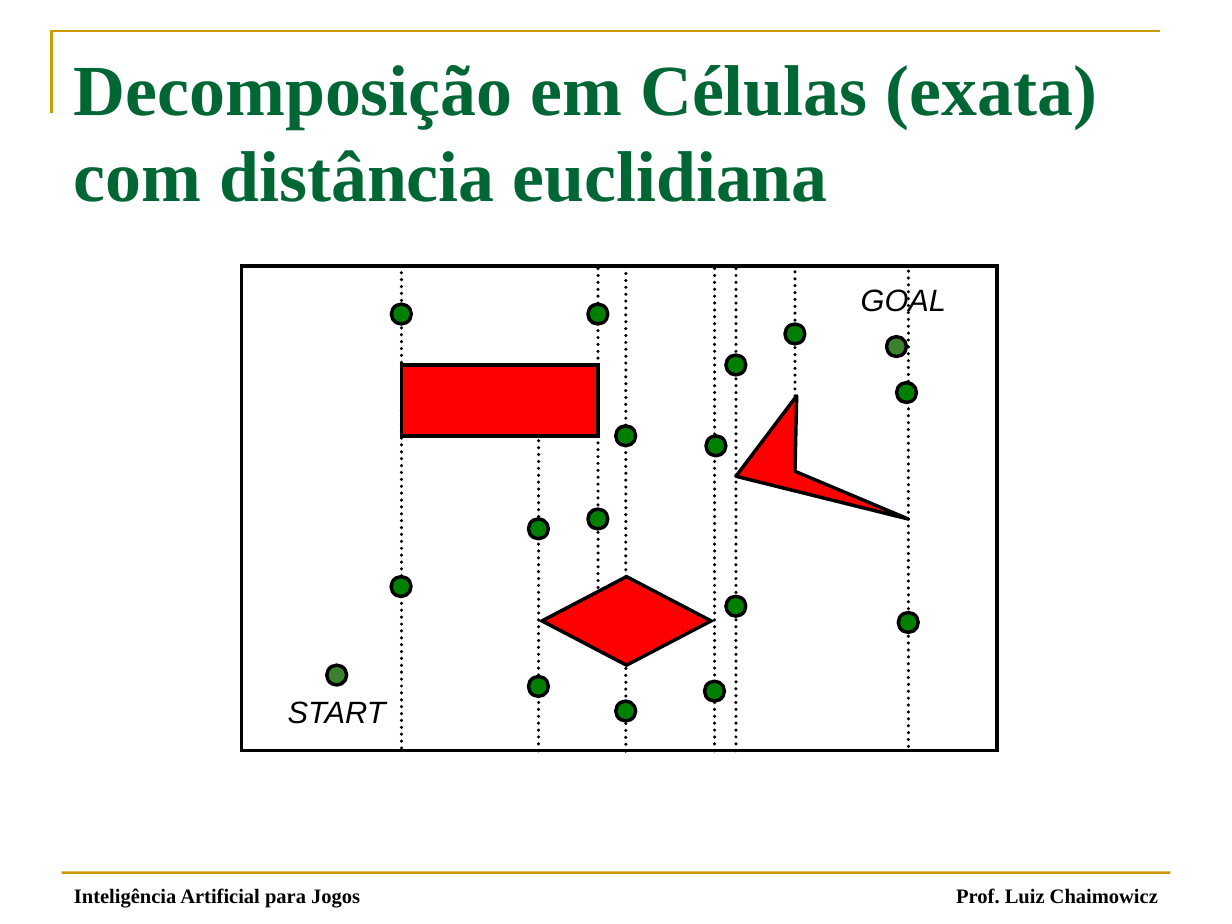
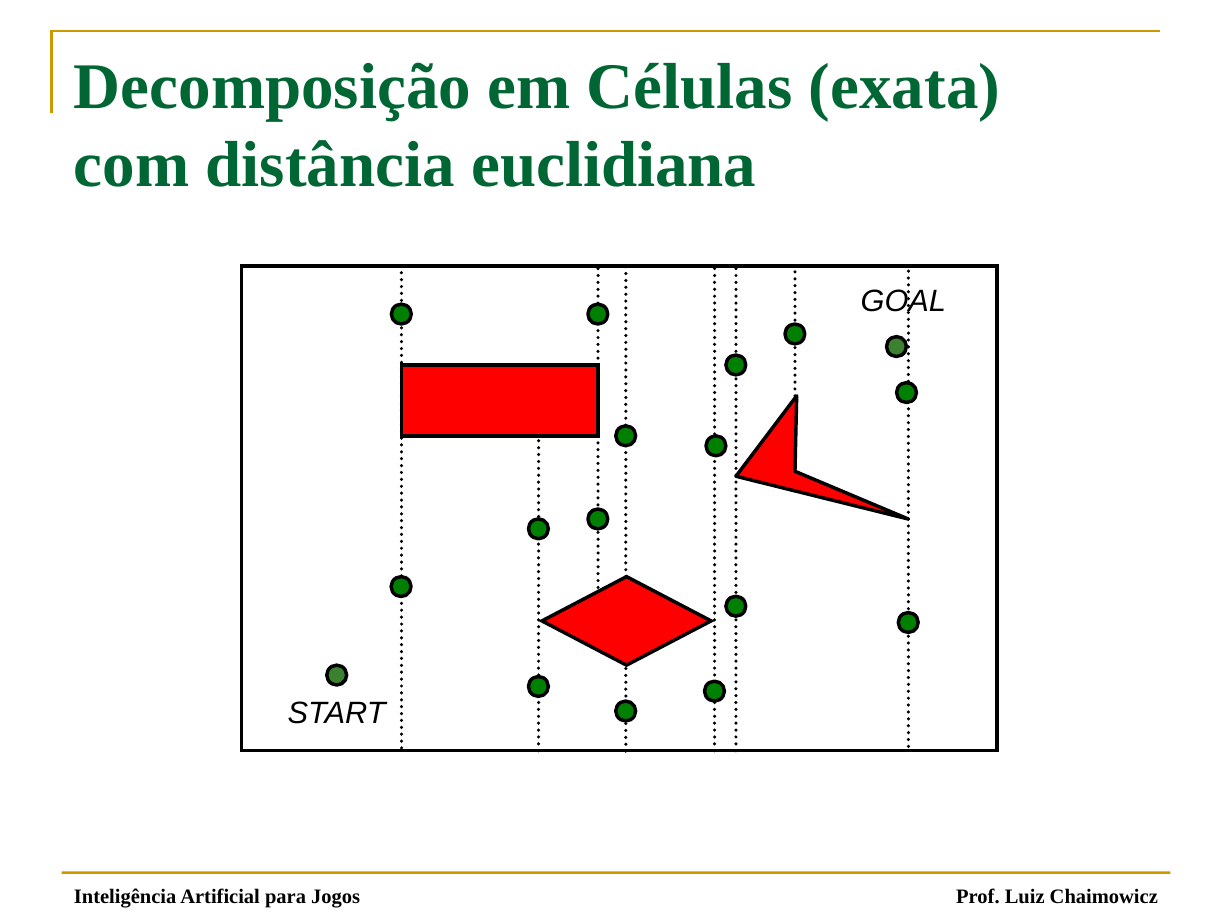
Before and after one commit to fegemo/cefet-games, a slide deck: slide 56 of attachments/IA 03 - Movimentação Simples.pptx (slide 110 before the commit). Drawn at 1232x924 pixels with LibreOffice and Linux fonts; fonts in the diff are those of the drawing. Boxes give left, top, right and bottom in pixels: in the first picture for what was removed or moved away, otherwise in the second. Text is boxed around its words. In the diff, an @@ line names an element or a change of style, - is before the commit and + after.

```diff
--- a/attachments/IA 03 - Movimentação Simples.pptx
+++ b/attachments/IA 03 - Movimentação Simples.pptx
@@ text "Decomposição em Células (exata) com ..." at bbox=[74, 62, 1000, 187]: size 42 to 38 pt @@
```
Also in this commit, not shown: 7 other slides changed, 4 slides added, 37 slides removed, 1 other file.
